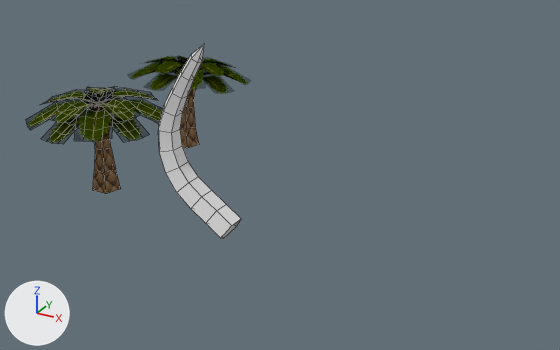
One commit to the Blender file Assets/World/C9L1/raw/C9L1_props.blend: the scene before it, then after it.
One viewpoint serves both versions: a 50 mm lens placed at (71.1, -77.5, 46.8), pointed at (22.2, 11.5, 2.3). Lighting does not change. The marker at lower left points along +X, +Y and +Z. Mesh edges are drawn as thin lines on the coarser meshes.

Objects in the first picture: 'Bone', 'Palm_detail', 'palm2_body', 'palm2_detail', 'palm_body'.
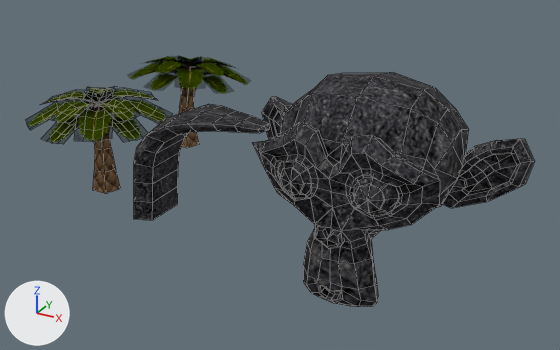
Pixel boxes [x1, y1, x2, y2] of what changed, in the pictures (560 x 350 px):
'Suzanne', added (black): after [252, 72, 534, 307]
'Bone', reshaped (62% wider, 40% shorter): before [158, 44, 241, 238]; after [134, 104, 269, 220]

The change, as a diff of the scene's bpy script:
```diff
--- a/Assets/World/C9L1/raw/C9L1_props.blend.py
+++ b/Assets/World/C9L1/raw/C9L1_props.blend.py
@@ img_tx_basalt_png_001 @@
+img_tx_basalt_png_001 = load_image('tx_basalt.png.001', 'tx_basalt.png', 128, 128, 'sRGB')
@@ mat_material @@
+mat_material = principled_material('Material')
+mat_material.texture = img_tx_basalt_png_001
+mat_material.specular_ior_level = 0.0318
@@ me_plane_004 @@
 # used by ob_bone; location = (16.0, 0.0, 0.0)
-me_plane_004.from_pydata(...)  # 60 vertices, 55 faces; spans x -6.0..5.9, y -1.9..1.9, z -3.1..23.4
+me_plane_004.from_pydata(...)  # 56 vertices, 55 faces; spans x -9.4..11.0, y -5.4..5.4, z -1.5..14.5
+# me_plane_004 part 1: the whole mesh is rebuilt
+me_plane_004.materials.append(mat_material)  # picture img_tx_basalt_png_001
@@ me_suzanne @@
+me_suzanne.from_pydata(...)  # 507 vertices, 500 faces; spans x -21.9..21.9, y -13.6..13.6, z -15.8..15.8
+me_suzanne.materials.append(mat_material)  # picture img_tx_basalt_png_001
@@ ob_suzanne @@
+ob_suzanne = bpy.data.objects.new('Suzanne', me_suzanne)
+ob_suzanne.location = (32.0, 20.0, 0.0)
```
